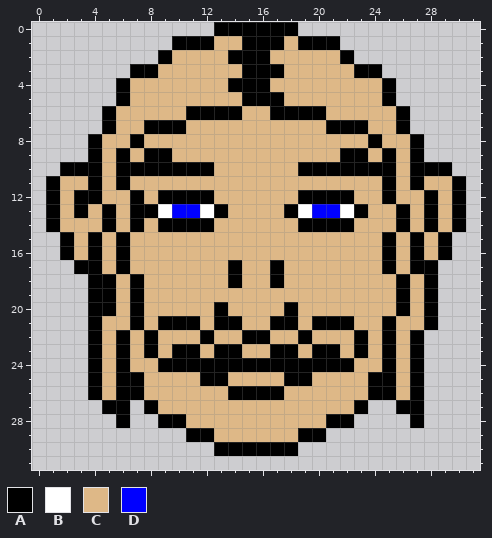
Edited in one commit: pixel-art sprite (portrait_0.png). The first picture shows the starting point.
The file is 32x32 pixels.
Palette (. is transparent): A #000000  B #ffffff  C #deb887  D #0000ff
Pixels before, first column x 1:
 0 ............AAAAAA............
 1 .........AAACCAAACAAA.........
 2 ........ACCCCAAACCCCCA........
 3 ......AACCCCCCAAACCCCCAA......
 4 .....ACCCCCCCAAACCCCCCCCA.....
 5 .....ACCCCCCCCAAACCCCCCCA.....
 6 ....ACCCCCAAAACCAAAACCCCCA....
 7 ....ACCAAACCCCCCCCCCAAACCA....
 8 ...ACCACCCCCCCCCCCCCCCCACCA...
 9 ...ACACAACCCCCCCCCCCCAACACA...
10 .AAACAAAAAAACCCCCCAAAAAAACAAA.
11 ACCACACCCCCCCCCCCCCCCCCCACACCA
12 ACAACCACAAAACCCCCCAAAACCACCACA
13 ACACACAABDDBACCCCABDDBACCACACA
14 ACCCACACAAAACCCCCCAAAACCCACACA
15 .ACACACCCCCCCCCCCCCCCCCCACACA.
16 .ACACACCCCCCCCCCCCCCCCCCACACA.
17 ..AACACCCCCCCACCACCCCCCCACAA..
18 ...AACACCCCCCACCACCCCCCCCACA..
19 ...AACACCCCCCCCCCCCCCCCCCACA..
20 ...AACACCCCCACCCCACCCCCCCACA..
21 ...ACCACAAACAACCAACAAACCACCA..
22 ...ACACACCCACCAACCACCCACACA...
23 ...ACACACAACAACCAACAACACACA...
24 ...ACACCAAAAAAAAAAAAAACCACA...
25 ...ACAACCCCAACCCCAACCCCAACA...
26 ...ACAACCCCCCAAAACCCCCCAACA...
27 ....AA.ACCCCCCCCCCCCCCA..AA...
28 .....A..AACCCCCCCCCCAA....A...
29 ..........AACCCCCCAA..........
30 ............AAAAAA............
Now the later version:
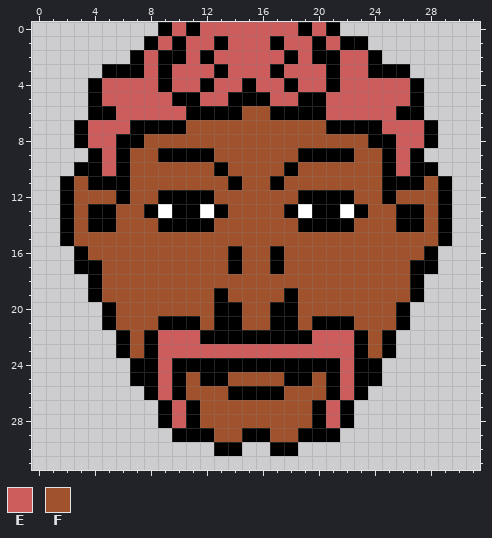
Colours new in this view: E #cd5c5c  F #a0522d
Change:
Changed rows in their new state; - is an unchanged pixel.
first column x 1:
 0 --------AEAEEEEEEEAEA---------
 1 -------AE-EEAEEE-EE-EAA-------
 2 ------AE-AEAEEEEEAEAAEEA------
 3 ----AA-EAEEEAEEE-EEEAEE-AA----
 4 ---AEEEEAEEAEE-EEAEEAEEEEEA---
 5 ---AEEEEEAAEEA--EEAAEEEEEEA---
 6 ---A-EEEEE----FF----EEEEE-A---
 7 --AEEEA---FFFFFFFFFF---AEEEA--
 8 --AEEA-FFFFFFFFFFFFFFFF-AEEA--
 9 ----E-FF-AAAFFFFFFAAA-FF-E----
10 -.--E-FFFFFFAFFFFAFFFFFF-E--.-
11 .AF-A-FFFFFFFAFFAFFFFFFF-A-FA.
12 .AFFFAFF----FFFFFF----FF-FFFA.
13 .AFA-FF--AA--FFFF--AA--FF-AFA.
14 .AFA-FFF----FFFFFF----FFF-AFA.
15 --FFFFFFFFFFFFFFFFFFFFFFFFFF--
16 -.AFFFFFFFFFFAFFAFFFFFFFFFFA.-
17 ----FFFFFFFFF-FF-FFFFFFFFF----
18 ----FFFFFFFFFFFFFFFFFFFFFFA.--
19 ----FFFFFFFFAFFFFAFFFFFFFFA.--
20 ---.-FFFFFFF-AFFA-FFFFFFF-..--
21 ---.AFFF---F--FF--F---FFFA..--
22 ---..-F-EEE-AA--AA-EEE-F-..---
23 ---..-F-EEEEEEEEEEEEEE-F-..---
24 ---...AAE------------EAA...---
25 ---...-AEAF--FFFF--FAEA-...---
26 ---....AEAFFF----FFFAEA....---
27 ----..-.AEAFFFFFFFFAEA.--..---
28 -----.---EAFFFFFFFFAE-----.---
29 ---------A--FFAAFF--A---------
30 --------------..--------------
Boxes around the changes in both pictures, in picture pixels (x1, y1, x2, y2):
changed: (46, 22, 466, 456)
